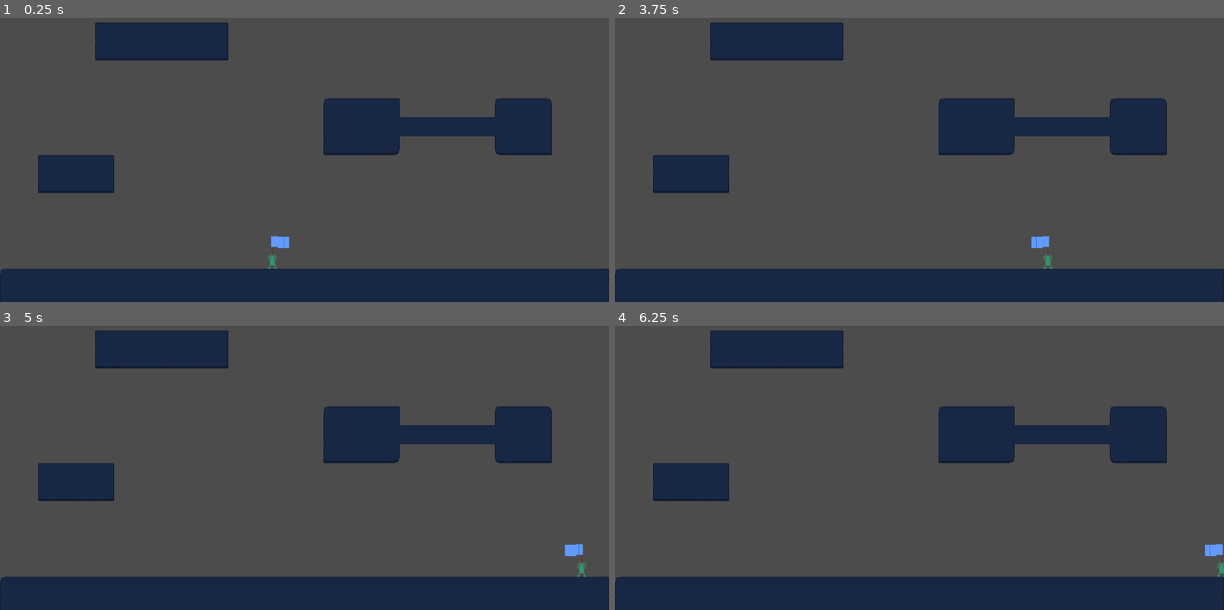
Above: before the commit, frames 1-4 (two rows, left to right).
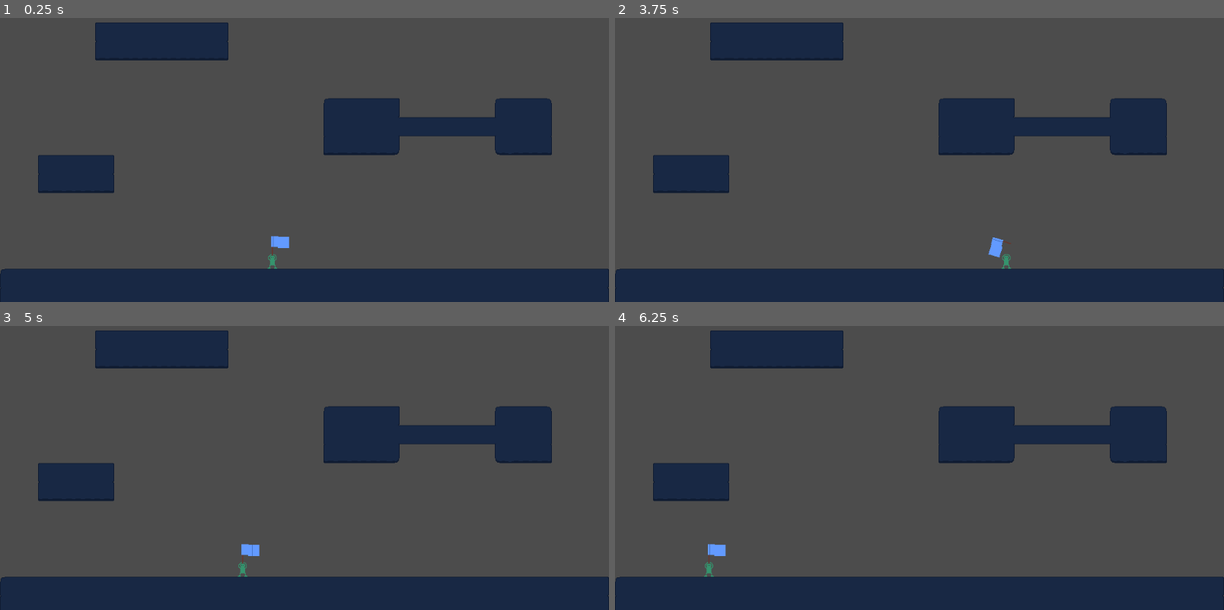
Above: after the commit, the same moments.

Repository: melo484b/flag-flipper
Game: Godot game, scene res://map/level.tscn
Two runs of this game, one before a commit and one after it. Both use one fixed random seed, a clock stepped at 60 frames per second and the inputs below. The project has no main scene, so this scene is started directly.
Inputs:
- Up to frame 1 (0.25 s): no input
- Up to frame 2 (3.75 s): tap Space (jump) at 0.77, 1.52, 3.02 s; hold R (reverse) 1.28-2.03 s; hold R (reverse) from 3.53 s (still down)
- Up to frame 3 (5 s): keep holding R (reverse); tap Space (jump) at 3.77, 4.52 s
- Up to frame 4 (6.25 s): release R (reverse) at 5.78 s; tap Space (jump) at 6.02 s

The runs differ from the first frame. In frame 1, less than 0.1% of the frame differs, in the area x 46-47%, y 77-82%; in frame 2, 0.3%, in the area x 61-72%, y 76-89%; in frame 3, 0.3%; in frame 4, 0.3%.
Error before the commit: Attempt to call function 'start' in base 'null instance' on a null instance. (res://player/player.gd:39)

Commit message:
Update player.tscn

Diff:
--- a/player/player.tscn
+++ b/player/player.tscn
@@ -22,4 +22,8 @@
 
 [node name="flag" parent="." instance=ExtResource( 3 )]
 position = Vector2( 0, -12 )
-frame = 6
+
+[node name="fatigue" type="Timer" parent="."]
+wait_time = 0.5
+
+[connection signal="timeout" from="fatigue" to="." method="_on_fatigue_timeout"]
